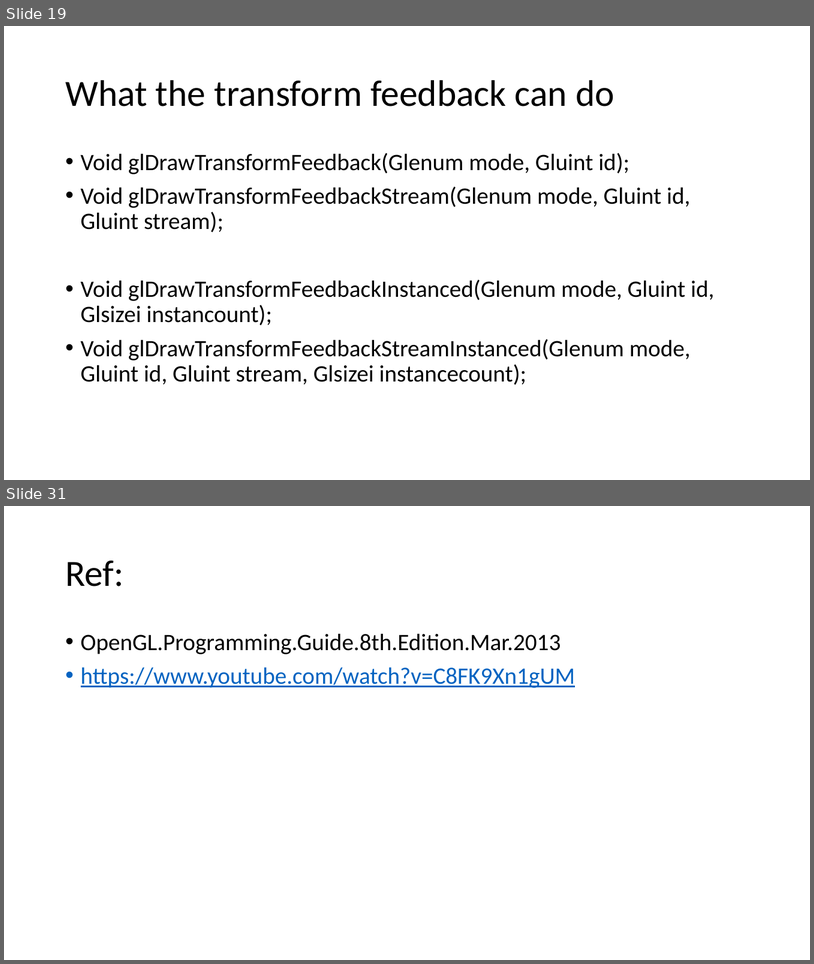
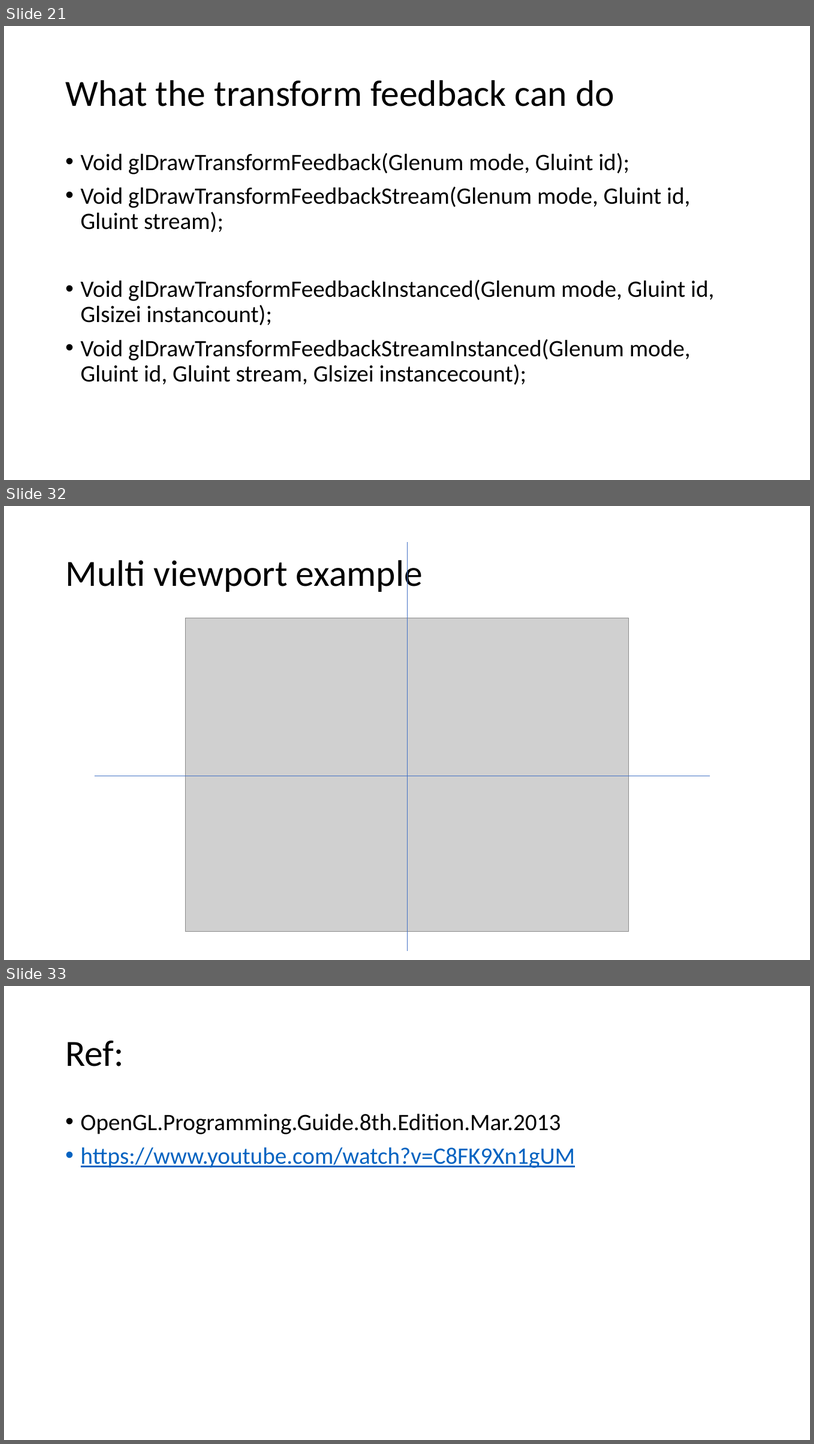
Before and after one commit to easyfly007/opengl_programming_guide, a slide deck: OpenGLProgrammingGuide_10_yifeih.pptx. Shown one above the other, each under a label of ours: slides 19 and 31 before the commit, slides 21, 32 and 33 after it; the slides between them are not shown. The pictures are 814x964 and 814x1444 pixels, drawn with LibreOffice and Linux fonts; fonts in the diff are those of the drawing; grey boxes stand for pictures. Boxes give left, top, right and bottom in pixels: in the first picture for what was removed or moved away, otherwise in the second. Text is boxed around its words. In the diff, an @@ line names an element or a change of style, - is before the commit and + after.

```diff
--- a/OpenGLProgrammingGuide_10_yifeih.pptx
+++ b/OpenGLProgrammingGuide_10_yifeih.pptx
@@ slide 32 added at <box>4,506,810,960</box>, background #FFFFFF @@
@@ title added at <box>65,555,423,595</box>, 44 pt, text #000000 @@
+Multi viewport example
@@ line added from (408, 542) to (408, 951), #4472C4 0.5 pt @@
@@ picture added at <box>185,618,629,931</box> @@
@@ line added from (94, 775) to (711, 775), #4472C4 0.5 pt @@
@@ what was slide 19 is now slide 21 @@
@@ what was slide 31 is now slide 33 @@
```
Also in this commit, not shown: 5 slides changed, 13 other slides added, 12 slides removed.
